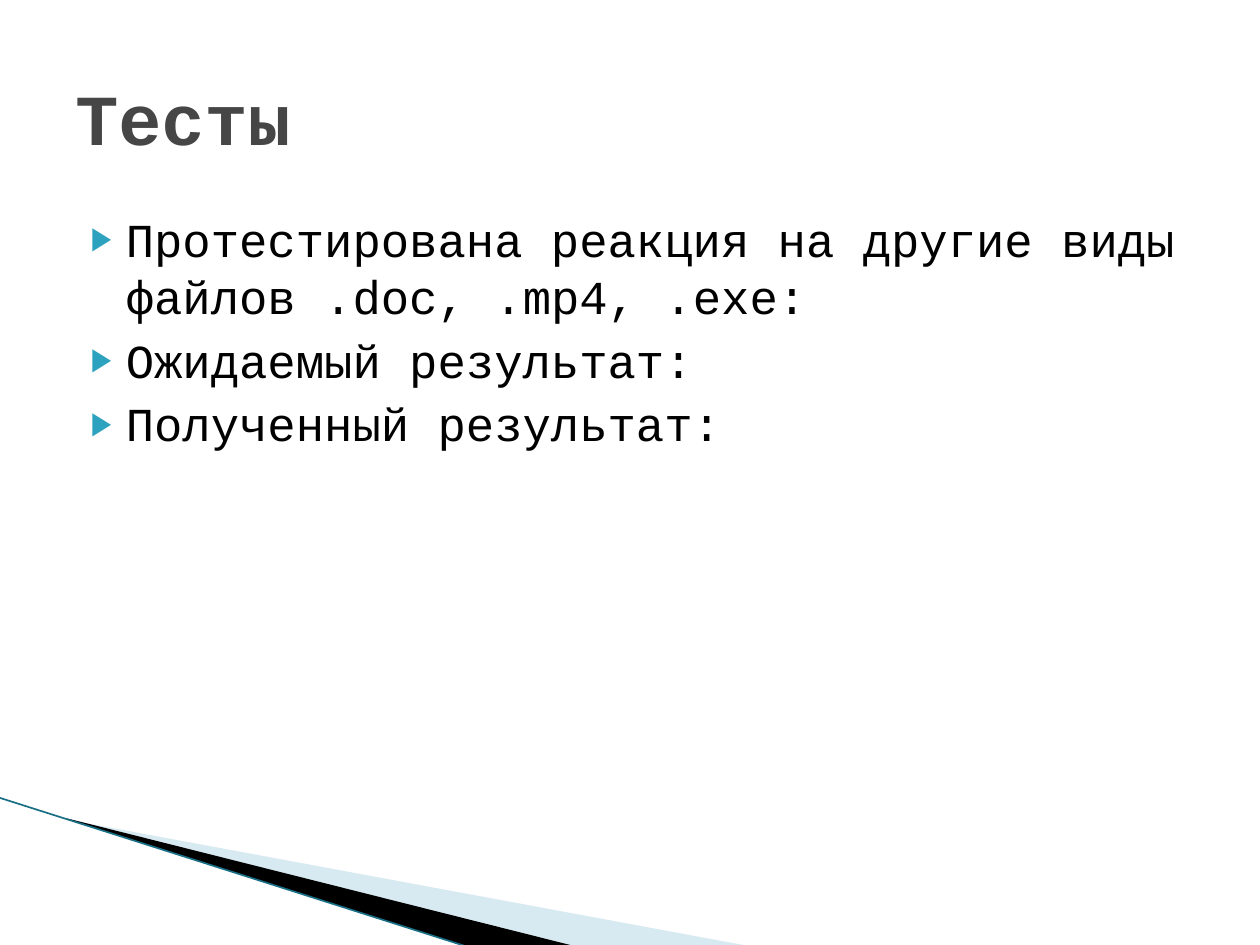
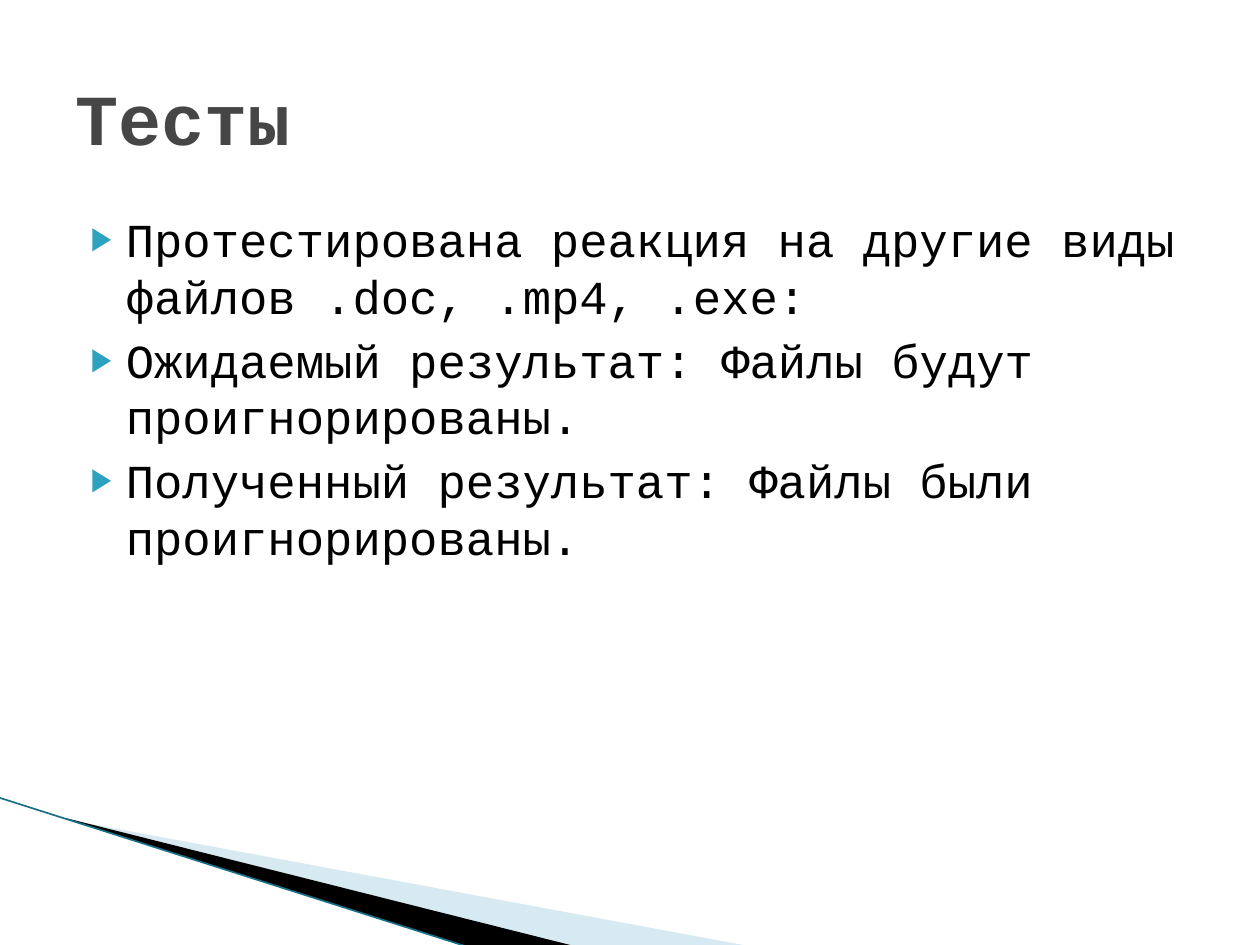
Before and after one commit to Course-and-Co/Excel-and-Cisharp, a slide deck: slide 8 of Презентация.pptx. Drawn at 1260x945 pixels with LibreOffice and Linux fonts; fonts in the diff are those of the drawing; background and template pictures are left out. Boxes give left, top, right and bottom in pixels: in the first picture for what was removed or moved away, otherwise in the second. Text is boxed around its words. In the diff, an @@ line names an element or a change of style, - is before the commit and + after.

```diff
--- a/Презентация.pptx
+++ b/Презентация.pptx
@@ text at bbox=[126, 344, 1033, 565]: text changed @@
-▶ Ожидаемый результат:
-▶ Полученный результат:
+▶ Ожидаемый результат: Файлы будут проигнорированы.
+▶ Полученный результат: Файлы были проигнорированы.
```
Also in this commit, not shown: 1 other slide changed.
